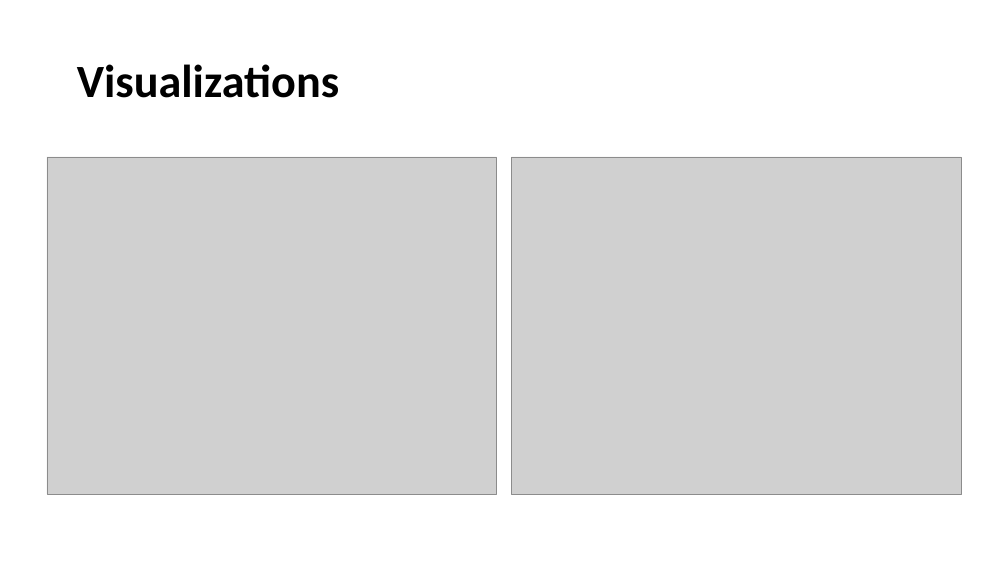
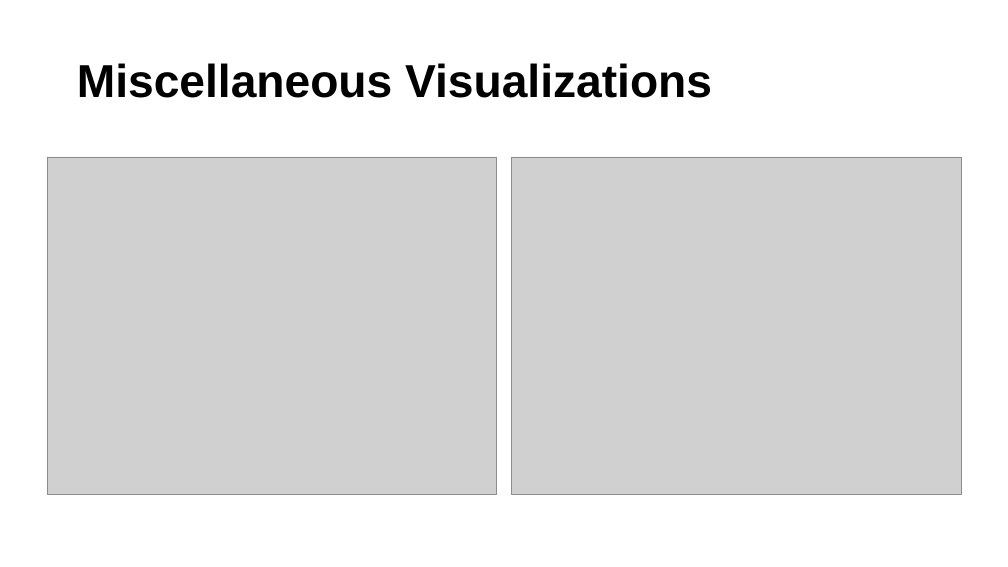
Before and after one commit to afifmazhar/ncaa_rankings, a slide deck: slide 5 of Visual/draft_presentation.pptx (slide 3 before the commit). Drawn at 1008x567 pixels with LibreOffice and Linux fonts; fonts in the diff are those of the drawing; grey boxes stand for pictures. Boxes give left, top, right and bottom in pixels: in the first picture for what was removed or moved away, otherwise in the second. Text is boxed around its words. In the diff, an @@ line names an element or a change of style, - is before the commit and + after.

```diff
--- a/Visual/draft_presentation.pptx
+++ b/Visual/draft_presentation.pptx
@@ title at box(77, 63, 712, 98): text changed; font Calibri to Arial @@
-Visualizations
+Miscellaneous Visualizations
```
Also in this commit, not shown: 4 other slides changed, 2 slides added.
